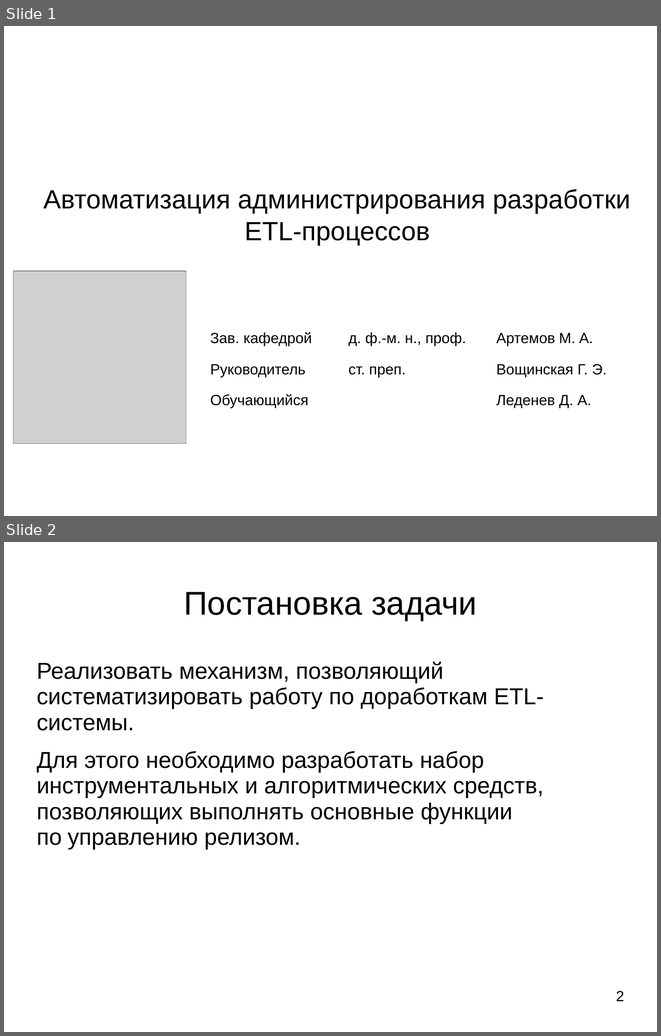
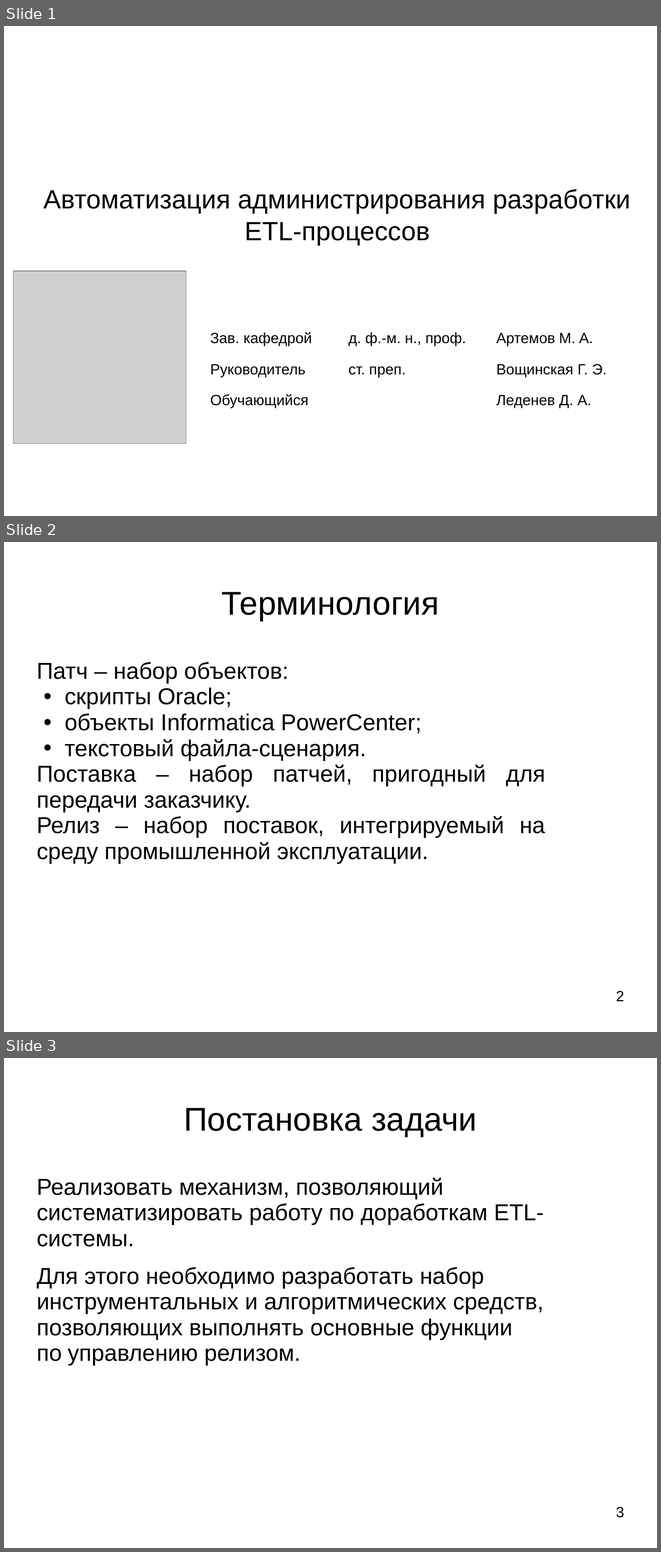
Before and after one commit to ledenevdmitry/CoreApp, a slide deck: LedenevDiplom.ppt. Shown one above the other, each under a label of ours: slides 1 and 2 before the commit, slides 1, 2 and 3 after it. The pictures are 661x1036 and 661x1552 pixels, drawn with LibreOffice and Linux fonts; fonts in the diff are those of the drawing; grey boxes stand for pictures. Boxes give left, top, right and bottom in pixels: in the first picture for what was removed or moved away, otherwise in the second. Text is boxed around its words. In the diff, an @@ line names an element or a change of style, - is before the commit and + after.

```diff
--- a/LedenevDiplom.ppt
+++ b/LedenevDiplom.ppt
@@ slide 2 added at [4,542,657,1032], background #FFFFFF @@
@@ title added at [222,592,439,620], 40 pt, text #000000 @@
+Терминология
@@ text added at [37,662,545,864], 28 pt, text #000000 @@
+Патч – набор объектов:
+• скрипты Oracle;
+• объекты Informatica PowerCenter;
+• текстовый файла-сценария.
+Поставка – набор патчей, пригодный для передачи заказчику.
+Релиз – набор поставок, интегрируемый на среду промышленной эксплуатации.
@@ page number added at [616,990,625,1001], 18 pt, text #000000 @@
+2
@@ what was slide 2 is now slide 3 @@
@@ page number at [616,1506,625,1518]: text changed @@
-2
+3
```
Also in this commit, not shown: 5 slides changed, 2 other slides added, 2 other files.
